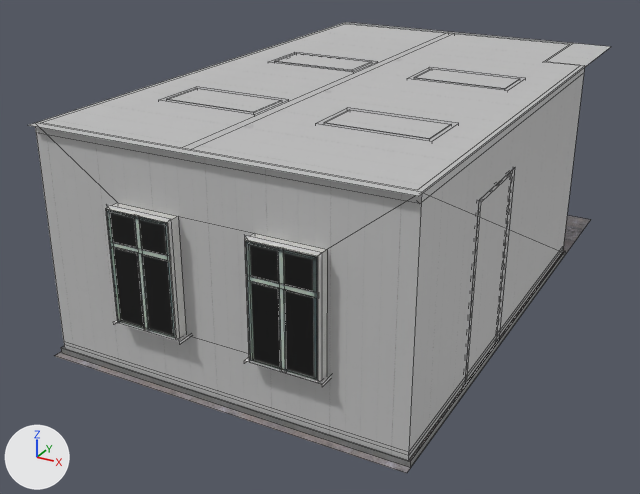
Two versions of the FBX model Assets/Models/Relay1/Room/relleyNa1.fbx, one commit apart.
The view is the same before and after, from a 50 mm camera at (-10.29, 20.93, 5.4) aimed at (-15.47, 30.34, 0.7). Every picture has the same lights, and +X, +Y and +Z are marked at lower left. Mesh edges are drawn as thin lines on the coarser meshes. Where no turn or scale is listed for an object, it has been applied to the vertices.

In view in the first picture: 'plastic.001', 'plastic.003', 'walls.011', 'walls.012', 'walls.013'.
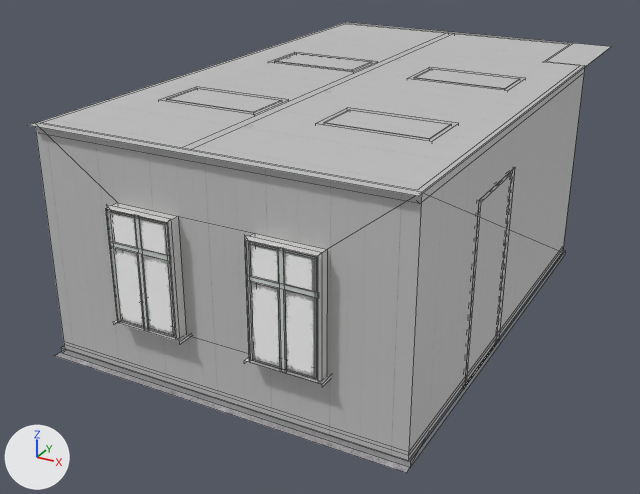
Changed parts and their boxes (x1, y1, x2, y2) in the pictures (640 x 494 px):
'plastic.003', surface changed (black to grey): (106, 209, 317, 380) in both
'walls.013', surface changed, reshaped: before (55, 215, 590, 473); after (56, 245, 425, 473)

Patch to the scene script:
```diff
--- a/Assets/Models/Relay1/Room/relleyNa1.fbx.py
+++ b/Assets/Models/Relay1/Room/relleyNa1.fbx.py
@@ img_im_floortiles04_png @@
-img_im_floortiles04_png = load_image('im_floortiles04.png', '../../Other/Koridor/im_floortiles04.png', 512, 512, 'sRGB')
+img_im_floortiles04_png = load_image('im_floortiles04.png', '../../Other/Koridor/im_floortiles04.png', 512, 512, 'Non-Color')
@@ img_wilswin2_png @@
-img_wilswin2_png = load_image('wilswin2.png', '../../Other/Koridor/wilswin2.png', 128, 256, 'sRGB')
+img_wilswin2_png = load_image('wilswin2.png', '../../Other/Koridor/wilswin2.png', 128, 256, 'Non-Color')
@@ img_cj_concrete1_png @@
-img_cj_concrete1_png = load_image('cj_concrete1.png', '../../Field/other/cj_concrete1.png', 512, 512, 'sRGB')
+img_cj_concrete1_png = load_image('cj_concrete1.png', '../../Field/other/cj_concrete1.png', 512, 512, 'Non-Color')
@@ mat_floor2 @@
 n0 = _N.new('ShaderNodeBsdfPrincipled'); n0.name = 'Principled BSDF'
 n2.image = img_im_floortiles04_png
+n3 = _N.new('ShaderNodeTexImage'); n3.name = 'Image Texture.001'
+n3.image = img_im_floortiles04_png
 _L.new(n2.outputs[0], n0.inputs[0])  # 'Color' to 'Base Color'
 _L.new(n0.outputs[0], n1.inputs[0])  # 'BSDF' to 'Surface'
+_L.new(n3.outputs[0], n0.inputs[4])  # 'Color' to 'Alpha'
@@ mat_window2 @@
 n0 = _N.new('ShaderNodeBsdfPrincipled'); n0.name = 'Principled BSDF'
 n2.image = img_wilswin2_png
+n3 = _N.new('ShaderNodeTexImage'); n3.name = 'Image Texture.001'
+n3.image = img_wilswin2_png
 _L.new(n2.outputs[0], n0.inputs[0])  # 'Color' to 'Base Color'
 _L.new(n0.outputs[0], n1.inputs[0])  # 'BSDF' to 'Surface'
+_L.new(n3.outputs[0], n0.inputs[4])  # 'Color' to 'Alpha'
@@ mat_beton @@
 n0 = _N.new('ShaderNodeBsdfPrincipled'); n0.name = 'Principled BSDF'
 n2.image = img_cj_concrete1_png
+n3 = _N.new('ShaderNodeTexImage'); n3.name = 'Image Texture.001'
+n3.image = img_cj_concrete1_png
 _L.new(n2.outputs[0], n0.inputs[0])  # 'Color' to 'Base Color'
 _L.new(n0.outputs[0], n1.inputs[0])  # 'BSDF' to 'Surface'
+_L.new(n3.outputs[0], n0.inputs[4])  # 'Color' to 'Alpha'
@@ me_mesh_032 @@
 # used by ob_walls_013; location = (-12.5, 31.43, 3.95)
 # verts and faces of me_mesh_032; kept vertices keep their numbers, new ones are numbered from 4
 # before: 0 (-0.37, 3.2, -3.87) at pixel (590, 219)
-me_mesh_032.from_pydata(...)  # 4 vertices, 1 face; spans x -4.84..-0.37, y -4.12..3.2, z -3.87
+me_mesh_032.from_pydata(...)  # 6 vertices, 1 face; spans x -4.84..-0.37, y -4.12..3.2, z -3.87
+# me_mesh_032 part 1
+verts[0] = (-0.91, 1.59, -3.87)  # moved
 me_mesh_032.materials.append(mat_floor2)
```
